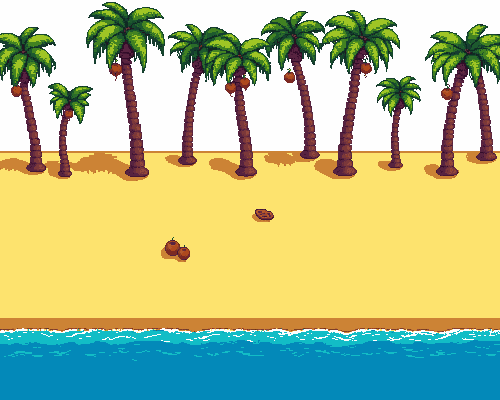
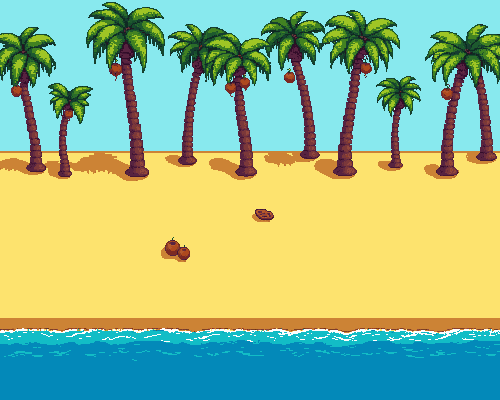
Layered file, before and after one edit (w=500, h=400). Changes by layer:
painted on "beach.png" over left=0, top=0, right=500, bottom=151
